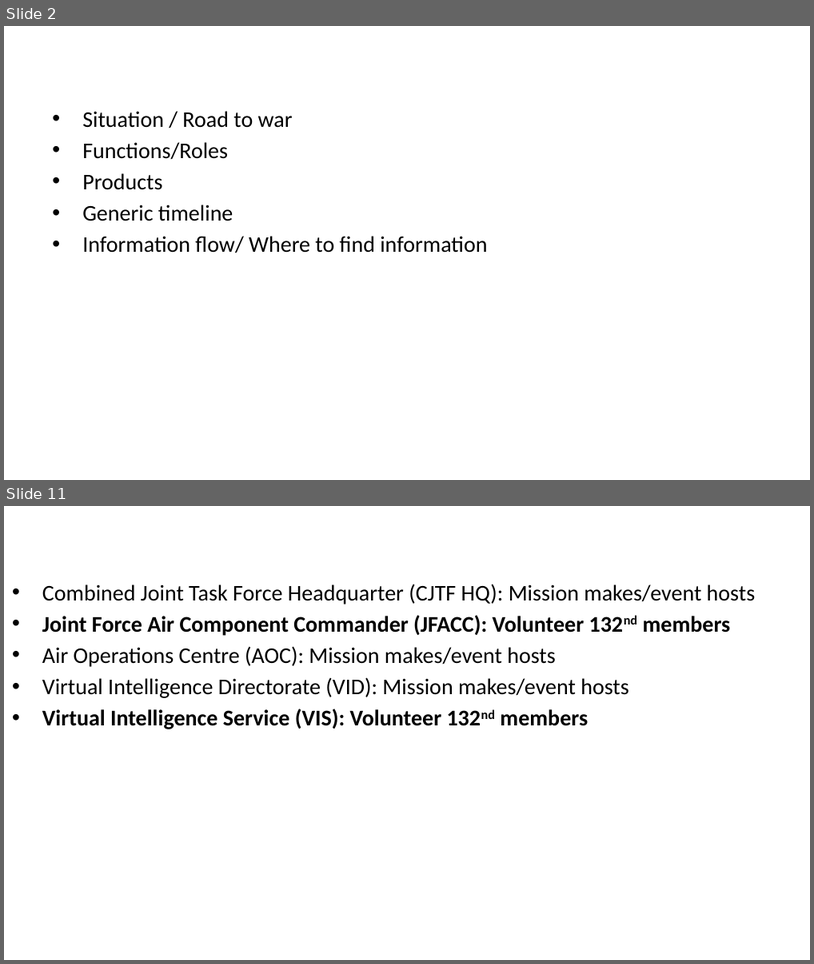
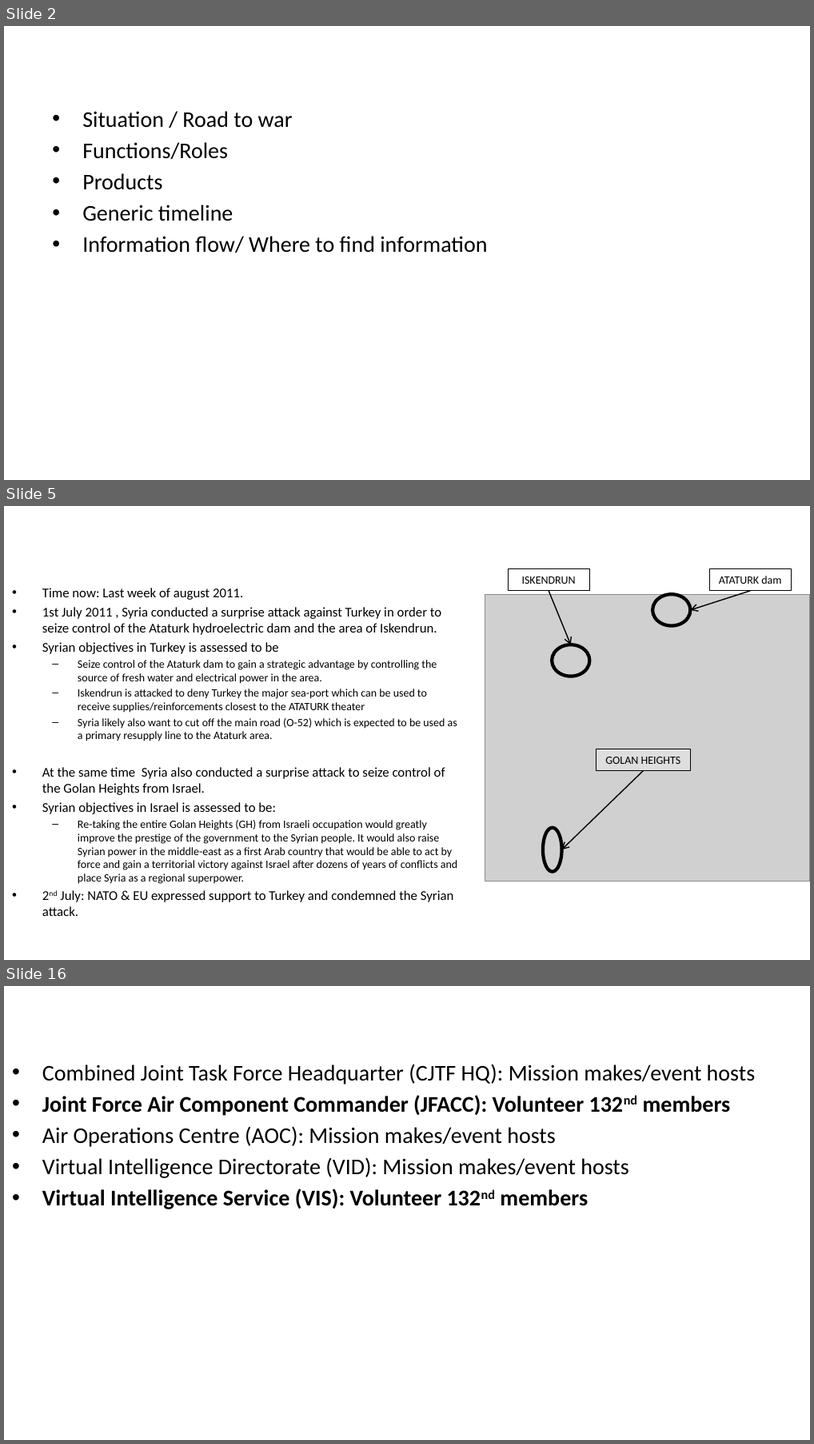
Before and after one commit to 132nd-vWing/OPAR-Brief, a slide deck: UNDER DEVELOPMENT/132nd OP ACTIVE RESOLVE Introduction Brief.pptx. Shown one above the other, each under a label of ours: slides 2 and 11 before the commit, slides 2, 5 and 16 after it; the slides between them are not shown. The pictures are 814x964 and 814x1444 pixels, drawn with LibreOffice and Linux fonts; fonts in the diff are those of the drawing; grey boxes stand for pictures; background and template pictures are left out. Boxes give left, top, right and bottom in pixels: in the first picture for what was removed or moved away, otherwise in the second. Text is boxed around its words. In the diff, an @@ line names an element or a change of style, - is before the commit and + after.

Commit message:
chg: Update to situation in Introduction brief

```diff
--- a/UNDER DEVELOPMENT/132nd OP ACTIVE RESOLVE Introduction Brief.pptx
+++ b/UNDER DEVELOPMENT/132nd OP ACTIVE RESOLVE Introduction Brief.pptx
@@ slide 5 added at (4, 506, 810, 960), background #FFFFFF @@
@@ title added at (4, 506, 809, 564), 28 pt, text #FFFFFF, bold @@
+SITUATION & TIMELINE
@@ rectangle added at (508, 569, 590, 591), fill #FFFFFF at 30% opacity, outline #000000 0.5 pt, 10 pt, text #000000 @@
+ISKENDRUN
@@ rectangle added at (710, 569, 792, 591), fill #FFFFFF at 30% opacity, outline #000000 0.5 pt, 10 pt, text #000000 @@
+ATATURK dam
@@ text added at (42, 588, 458, 916), 10 pt, text #000000 @@
+• Time now: Last week of august 2011.
+• 1st July 2011 , Syria conducted a surprise attack against Turkey in order to seize control of the Ataturk hydroelectric dam and the area of Iskendrun.
+• Syrian objectives in Turkey is assessed to be
+  – Seize control of the Ataturk dam to gain a strategic advantage by controlling the source of fresh water and electrical power in the area.
+  – Iskendrun is attacked to deny Turkey the major sea-port which can be used to receive supplies/reinforcements closest to the ATATURK theater
+  – Syria likely also want to cut off the main road (O-52) which is expected to be used as a primary resupply line to the Ataturk area.
+• At the same time Syria also conducted a surprise attack to seize control of the Golan Heights from Israel.
+• Syrian objectives in Israel is assessed to be:
+  – Re-taking the entire Golan Heights (GH) from Israeli occupation would greatly improve the prestige of the government to the Syrian people. It would also raise Syrian power in the middle-east as a first Arab country that would be able to act by force and gain a territorial victory against Israel after dozens of years of conflicts and place Syria as a regional superpower.
+• 2nd July: NATO & EU expressed support to Turkey and condemned the Syrian attack.
@@ picture added at (486, 594, 810, 881) @@
@@ arrow added from (549, 591) to (571, 644), #000000 1 pt @@
@@ ellipse added at (653, 594, 691, 625), outline #000000 3 pt @@
@@ arrow added from (750, 591) to (691, 610), #000000 1 pt @@
@@ ellipse added at (552, 644, 590, 676), outline #000000 3 pt @@
@@ rectangle added at (596, 748, 690, 771), fill #FFFFFF at 30% opacity, outline #000000 0.5 pt, 10 pt, text #000000 @@
+GOLAN HEIGHTS
@@ arrow added from (643, 771) to (562, 849), #000000 1 pt @@
@@ ellipse added at (543, 827, 562, 872), outline #000000 3 pt @@
@@ what was slide 11 is now slide 16 @@
```
Also in this commit, not shown: 8 slides changed, 4 other slides added, 1 other file.
